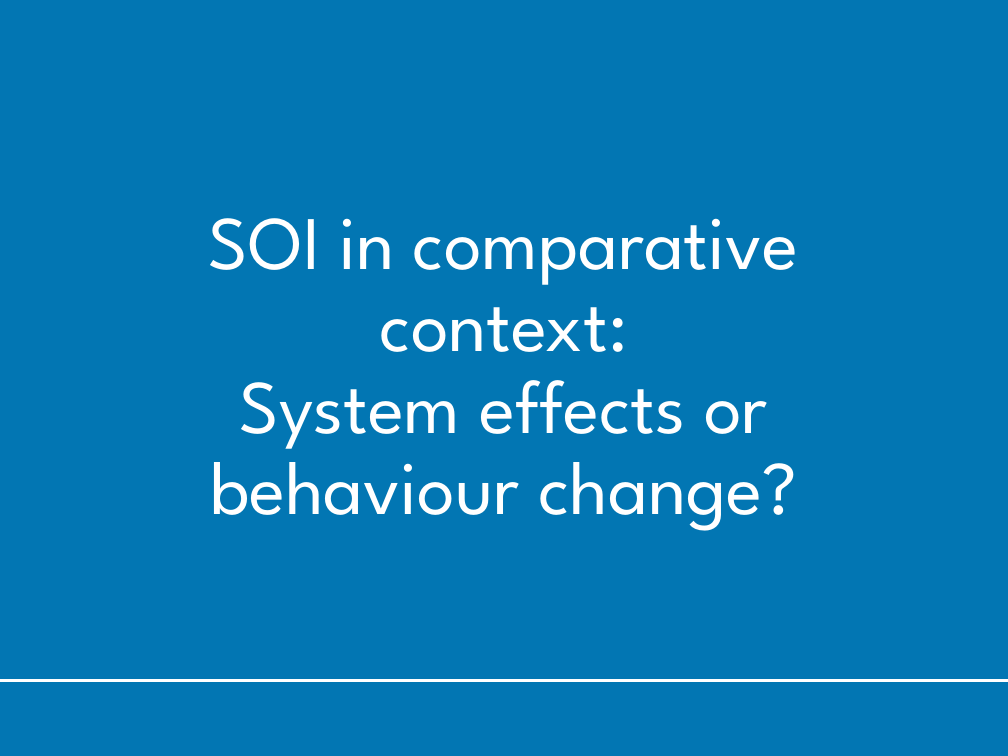
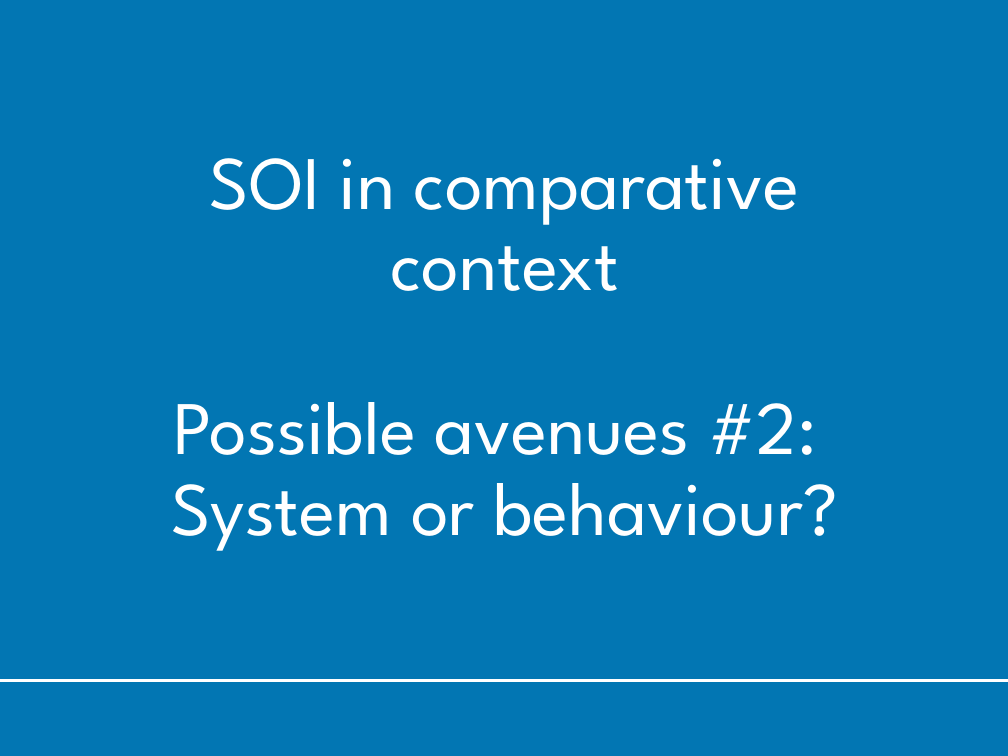
Before and after one commit to benmatthewsed/register_criminology_workshop, a slide deck: slide 19 of slides/soi_comparative_context-bm-v4.pptx. Drawn at 1008x756 pixels with LibreOffice and Linux fonts; fonts in the diff are those of the drawing; background and template pictures are left out. Boxes give left, top, right and bottom in pixels: in the first picture for what was removed or moved away, otherwise in the second. Text is boxed around its words. In the diff, an @@ line names an element or a change of style, - is before the commit and + after.

```diff
--- a/slides/soi_comparative_context-bm-v4.pptx
+++ b/slides/soi_comparative_context-bm-v4.pptx
@@ title at (171,158,838,551): text changed @@
-SOI in comparative context:
-System effects or behaviour change?
+SOI in comparative context
+Possible avenues #2:
+System or behaviour?
```
Also in this commit, not shown: 2 other slides changed.
